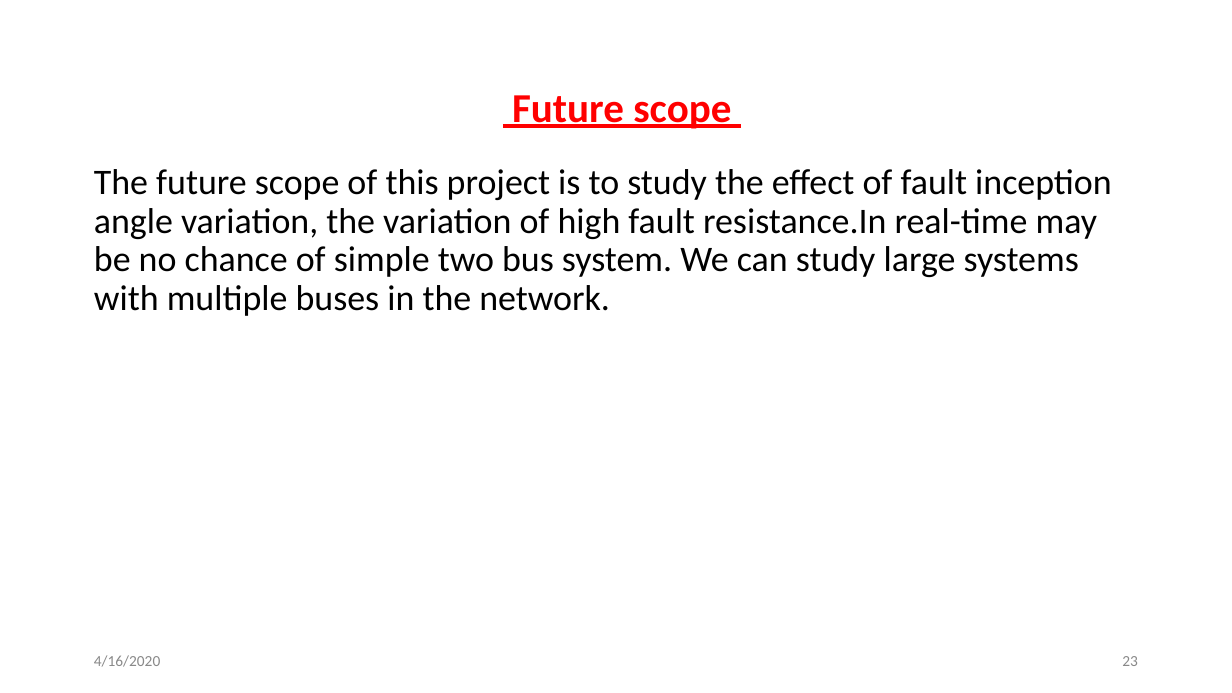
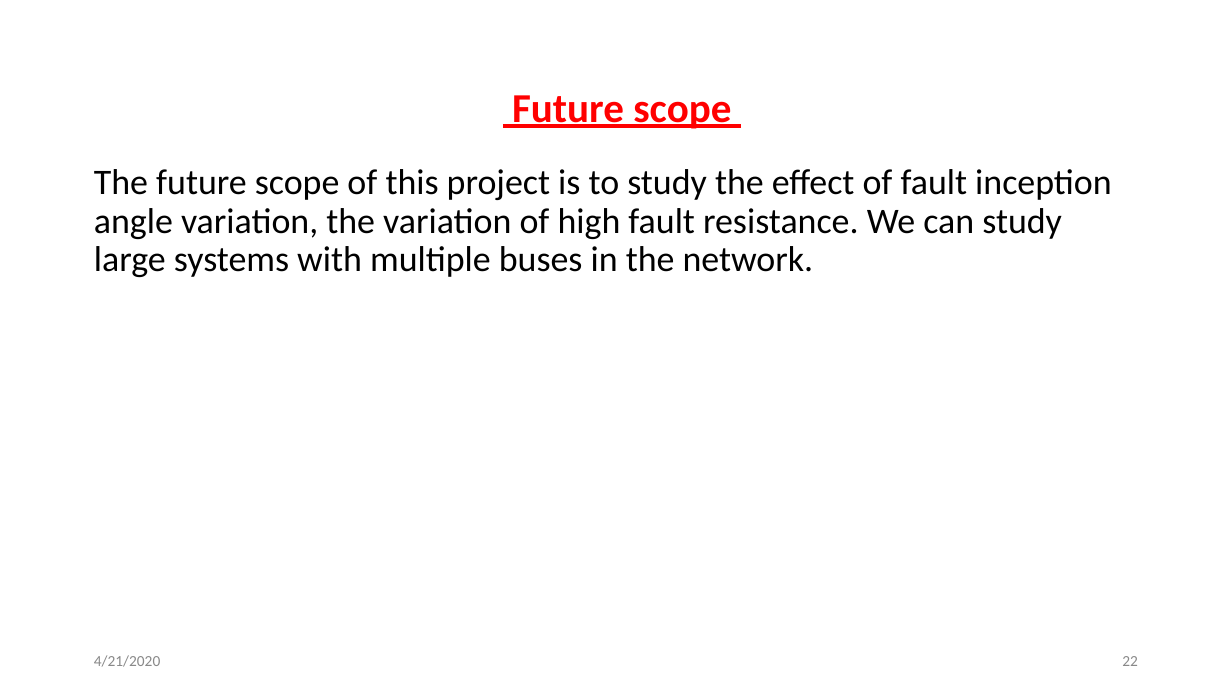
Before and after one commit to svec-final-year-project-eee/Project, a slide deck: slide 22 of Reviews/Final Review/Final Oral Presentation.pptx (slide 23 before the commit). Drawn at 1232x693 pixels with LibreOffice and Linux fonts; fonts in the diff are those of the drawing. Boxes give left, top, right and bottom in pixels: in the first picture for what was removed or moved away, otherwise in the second. Text is boxed around its words. In the diff, an @@ line names an element or a change of style, - is before the commit and + after.

```diff
--- a/Reviews/Final Review/Final Oral Presentation.pptx
+++ b/Reviews/Final Review/Final Oral Presentation.pptx
@@ text at <box>94,169,1112,277</box>: text changed @@
-The future scope of this project is to study the effect of fault inception angle variation, the variation of high fault resistance.In real-time may be no chance of simple two bus system. We can study large systems with multiple buses in the network.
+The future scope of this project is to study the effect of fault inception angle variation, the variation of high fault resistance. We can study large systems with multiple buses in the network.
@@ text at <box>94,655,160,667</box>: text changed @@
-4/16/2020
+4/21/2020
@@ page number at <box>1122,656,1138,666</box>: text changed @@
-23
+22
```
Also in this commit, not shown: 25 other slides changed, 1 slide removed, 1 other file.
